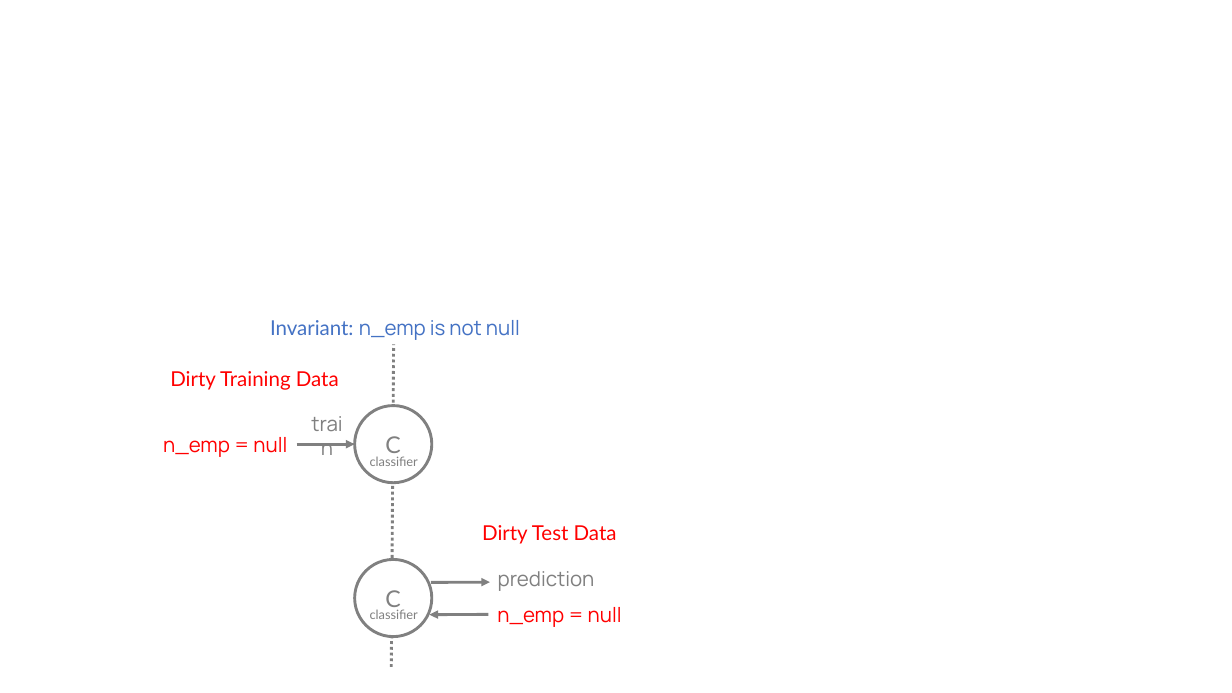
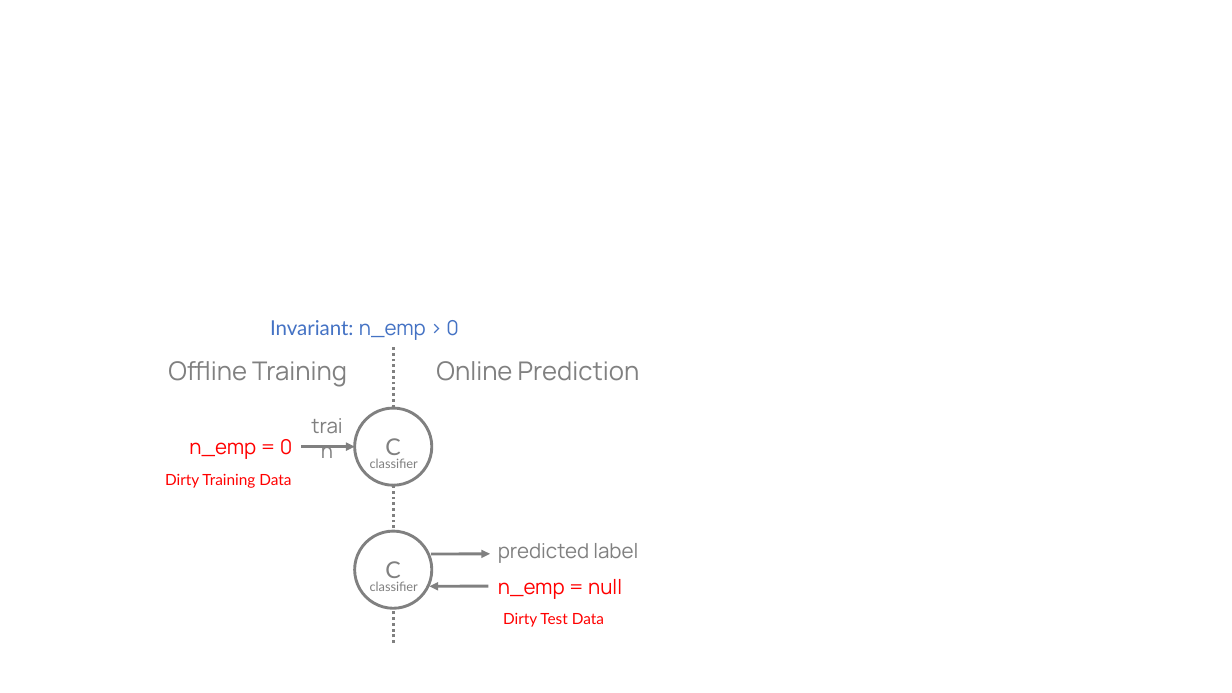
Before and after one commit to luckh2/sigmod-activedetect, a slide deck: slide 4 of figures/figures.pptx. Drawn at 1232x693 pixels with LibreOffice and Linux fonts; fonts in the diff are those of the drawing. Boxes give left, top, right and bottom in pixels: in the first picture for what was removed or moved away, otherwise in the second. Text is boxed around its words. In the diff, an @@ line names an element or a change of style, - is before the commit and + after.

```diff
--- a/figures/figures.pptx
+++ b/figures/figures.pptx
@@ text at (270, 320, 459, 340): text changed; font Manrope to Lato @@
-Invariant: n_emp is not null
+Invariant: n_emp > 0
@@ line moved from (391, 667) - (394, 332) to (394, 643) - (394, 332) @@
@@ text added at (168, 361, 347, 387), 20 pt, text #808080 @@
+Offline Training
@@ text added at (436, 361, 640, 381), 20 pt, text #808080 @@
+Online Prediction
@@ text at (189, 439, 293, 459): text changed @@
-n_emp = null
+n_emp = 0
@@ arrow moved from (297, 445) - (355, 445) to (301, 446) - (355, 446) @@
@@ text "Dirty Training Data" at (165, 474, 291, 488): size 16 to 12 pt @@
@@ text "Dirty Training Data": place and size @@
-text "Dirty Training Data" at (170, 371, 339, 390)
+text "Dirty Training Data" at (165, 474, 291, 488)
@@ text at (498, 543, 638, 563): text changed @@
-prediction
+predicted label
@@ 2 texts, 2 arrows, 1 ellipse: place and size @@
-2 texts, 2 arrows, 1 ellipse at (355, 559, 622, 637)
+2 texts, 2 arrows, 1 ellipse at (355, 531, 622, 609)
@@ text "Dirty Test Data": place and size @@
-text "Dirty Test Data" at (482, 525, 617, 544)
+text "Dirty Test Data" at (503, 613, 604, 627)
@@ text "Dirty Test Data" at (503, 613, 604, 627): size 16 to 12 pt @@
```
Also in this commit, not shown: 1 other file.
